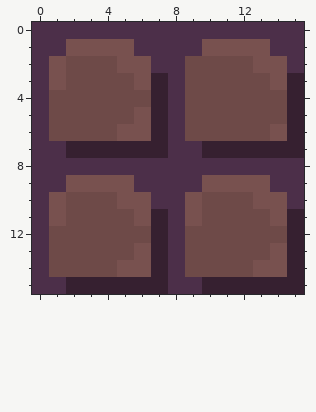
One commit to this pixel-art sprite: assets/2DPixelDungeonAssetPack/dungeon_tiles/wall_tile.png. That is the earlier state.
The file is 16x16 pixels. Colours within 5 levels of each other are drawn and written as one.
Once edited:
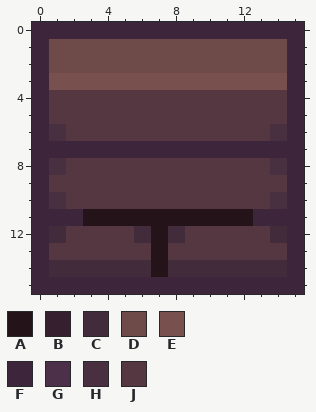
Palette (. is transparent): A #25131a  B #362030  C #422c3b  D #6e4a48  E #78514f  F #3d253b  G #4c2f49  H #483040  J #543740
What changed:
Changed rows in their new state; - is an unchanged pixel.
first column x 0:
 0 FFFFFFFFFFFFFFFF
 1 FDDDDDDDDDDDDDDF
 2 FD---DDDD----DDF
 3 F-EEEE-EEEEEEE-F
 4 FJJJJJJJJJJJJJJF
 5 FJJJJJJJJJJJJJJF
 6 FHJJJJJJJJJJJJHF
 7 FFFFFFFFFFFFFFFF
 8 FHJJJJJJJJJJJJHF
 9 FJJJJJJJJJJJJJJF
10 FHJJJJJJJJJJJJHF
11 FFFAAAAAAAAAAFFF
12 FCJJJJCACJJJJJCF
13 FJJJJJJAJJJJJJJF
14 FCCCCCCACCCCCCCF
15 FFFFFFFFFFFFFFFF
